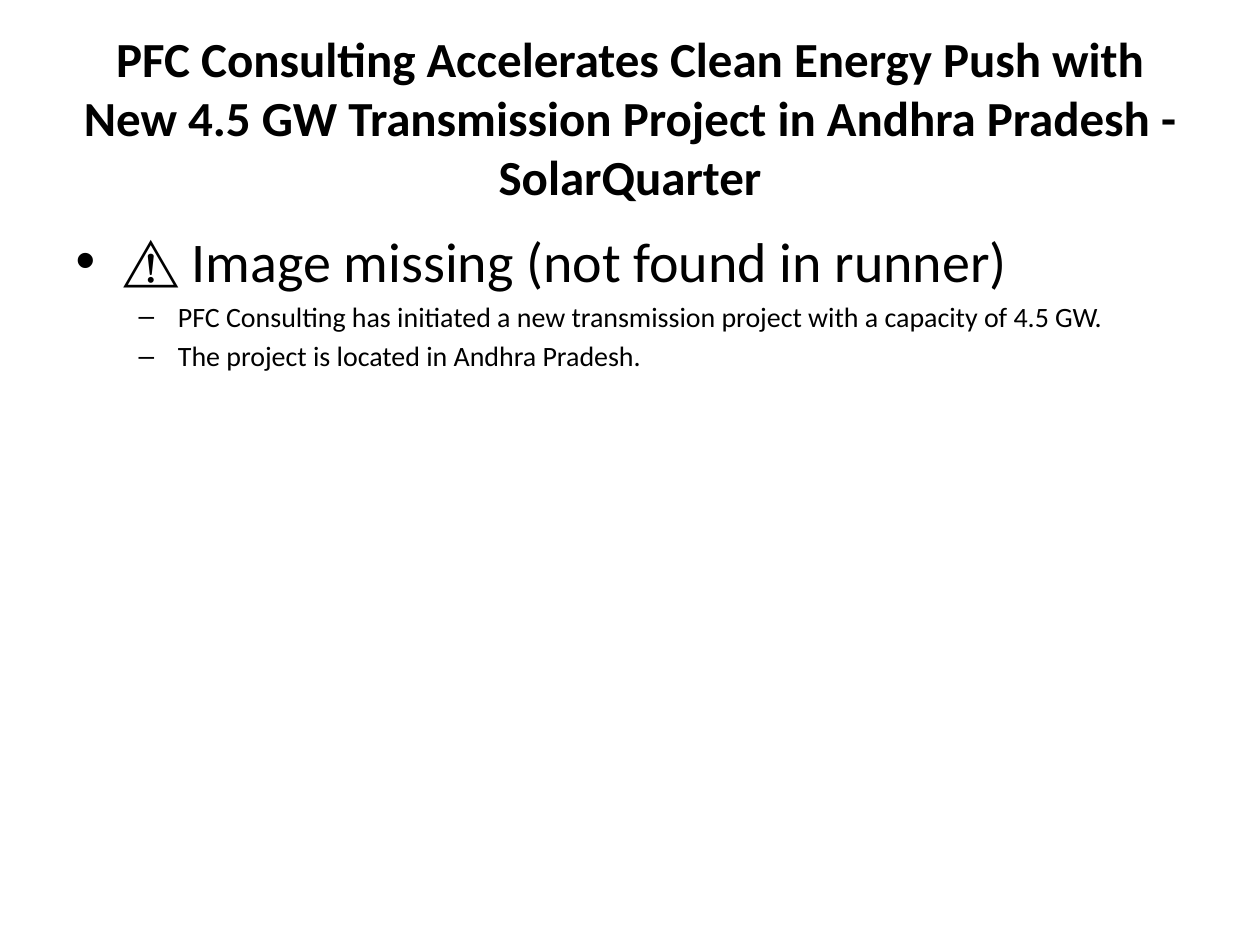
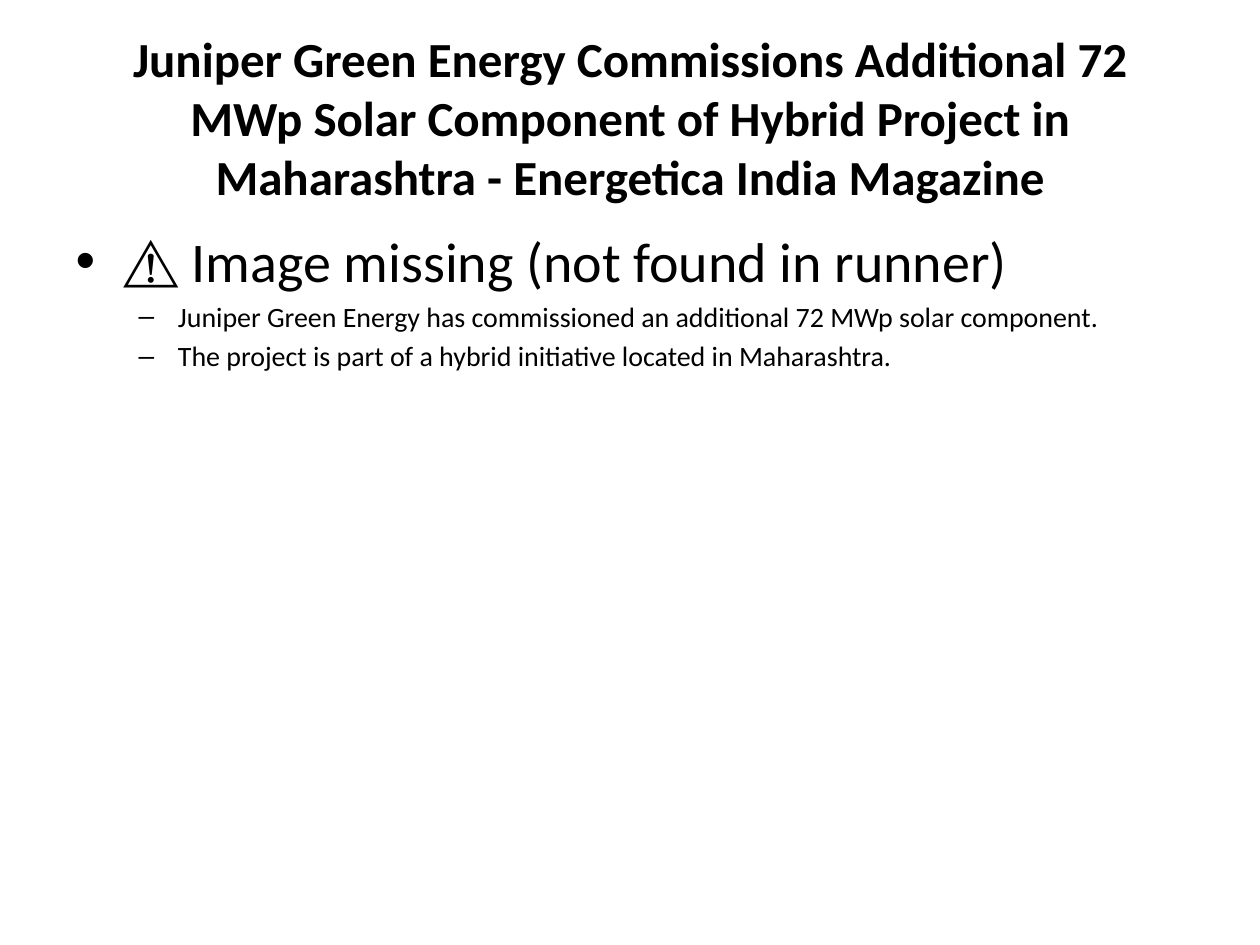
Before and after one commit to gauravsiemens1988/Linkedin-AI-Agent_Personal, a slide deck: slide 1 of drafts/linkedin_carousel.pptx. Drawn at 1260x945 pixels with LibreOffice and Linux fonts; fonts in the diff are those of the drawing. Boxes give left, top, right and bottom in pixels: in the first picture for what was removed or moved away, otherwise in the second. Text is boxed around its words. In the diff, an @@ line names an element or a change of style, - is before the commit and + after.

```diff
--- a/drafts/linkedin_carousel.pptx
+++ b/drafts/linkedin_carousel.pptx
@@ title at bbox=[133, 42, 1128, 204]: text changed @@
-PFC Consulting Accelerates Clean Energy Push with New 4.5 GW Transmission Project in Andhra Pradesh - SolarQuarter
+Juniper Green Energy Commissions Additional 72 MWp Solar Component of Hybrid Project in Maharashtra - Energetica India Magazine
@@ text at bbox=[178, 307, 1098, 371]: text changed @@
-  – PFC Consulting has initiated a new transmission project with a capacity of 4.5 GW.
-  – The project is located in Andhra Pradesh.
+  – Juniper Green Energy has commissioned an additional 72 MWp solar component.
+  – The project is part of a hybrid initiative located in Maharashtra.
```
Also in this commit, not shown: 5 other slides changed, 1 other file.
